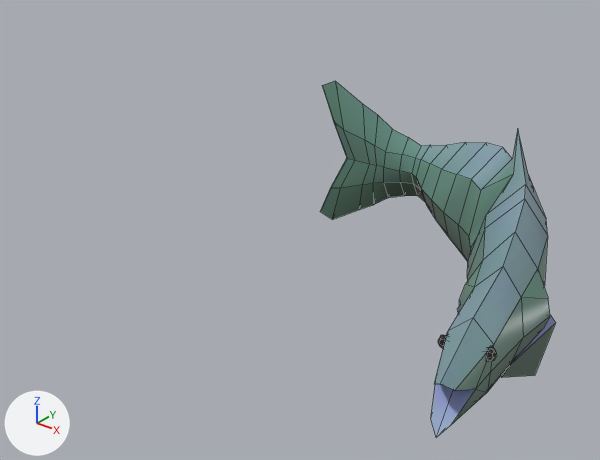
Two versions of the FBX model bin/models/fish.fbx, one commit apart.
Both versions are drawn from a camera (50 mm lens) standing at (5.34, -5.6, 3.48) and looking at (1.29, -0.54, 0.34). The lights are fixed; the arrows at lower left show +X, +Y and +Z. The picture after the commit comes second. Mesh edges are drawn as thin lines. Where no turn or scale is listed for an object, it has been applied to the vertices.

The first picture shows 'Fish_GEO'.
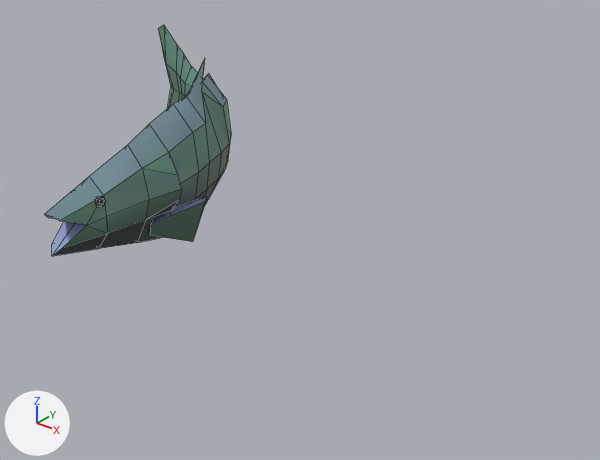
Pixel boxes (x1, y1, x2, y2) of what changed, in the pictures (600 x 460 px; the box of a moved part takes in the faces that stretch with it):
```json
{"object": "Fish_GEO", "change": "reshaped, moved", "before": [320, 81, 555, 437], "after": [45, 25, 231, 256], "on screen": "21% narrower, 35% shorter"}
{"part": 1, "of": "me_fish_geo_002", "change": "moved or reshaped", "before": [501, 315, 555, 378], "after": [150, 197, 206, 242]}
{"part": 2, "of": "me_fish_geo_002", "change": "moved or reshaped", "before": [320, 81, 550, 437], "after": [45, 25, 231, 256]}
```

Scene script edits in JSON lines:
```json
{"block": "me_fish_geo_002", "where": "# used by ob_fish_geo; location = (3.645, 0.0, 0.0)"}
{"op": "remove", "block": "me_fish_geo_002", "code": "me_fish_geo_002.from_pydata(...)  # 238 vertices, 236 faces; spans x -2.82..0.14, y -2.39..0.6, z 0.0..1.52"}
{"op": "add", "block": "me_fish_geo_002", "code": "me_fish_geo_002.from_pydata(...)  # 238 vertices, 236 faces; spans x -2.45..0.16, y -2.39..1.08, z 0.0..1.52"}
{"block": "me_fish_geo_002", "change": "me_fish_geo_002 part 1: the loose piece of 8 vertices spanning x -0.1..0.05, y -1.37..-0.72, z 0.09..0.47 is multiplied about its middle by the matrix ((0.987, 0.084, 0.014), (-0.084, 0.987, 0.002), (-0.013, -0.003, 0.991)), then moved by (0.05, -0.01, 0.0)"}
{"block": "me_fish_geo_002", "change": "me_fish_geo_002 part 2: 167 of 238 vertices moved; they spanned x -2.82..0.12, y -2.39..0.6, z 0.0..1.52 and now span x -2.45..0.16, y -2.39..1.08, z 0.0..1.52; mean shift (0.22, 0.22, 0.0); largest move (-2.82, 0.36, 0.05) -> (-2.45, 1.08, 0.05)"}
{"block": "me_fish_geo_002", "change": "other edits to the shape of me_fish_geo_002 do not show in these pictures"}
{"op": "set", "path": "ob_fish_geo.location", "old": "(3.645, 0.0, 0.0)", "new": "(0.297, 0.0, 0.0)"}
```
